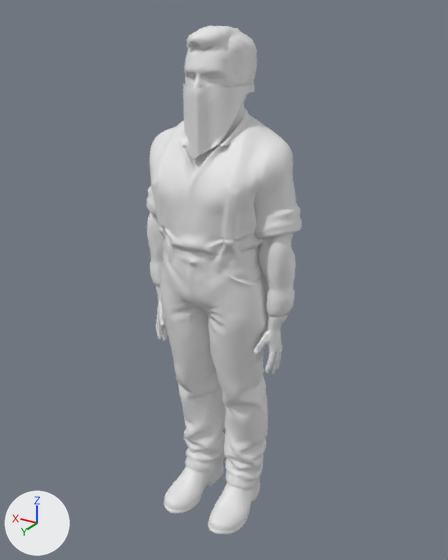
The glTF model assets/people/blacksmith_s1_talking.glb: old version first, new version second.
Rendered twice from a 50 mm lens placed at (-1.057, 1.725, 1.836), pointed at (-0.016, -0.011, 0.968). Arrows for +X, +Y and +Z are at lower left; the lights stay in place. The first picture is the older version.

Names of what the first picture shows: 'body_head', 'body_skin', 'cloth_bandana_mask'.
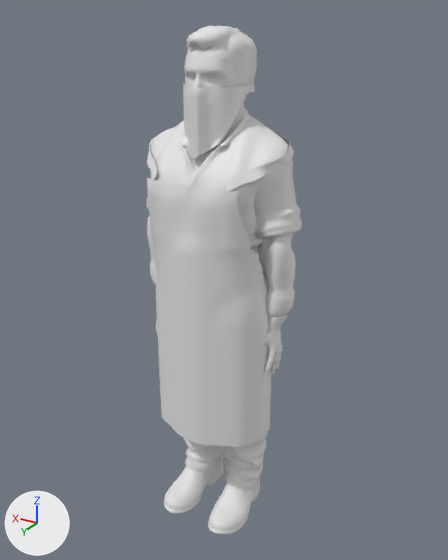
Changed parts and their boxes (x1, y1, x2, y2) in the pictures (448 x 560 px):
'cloth_apron', added: after (147, 131, 294, 447)

The change, as a list of edits to the scene's bpy script:
```text
Add me_cloth_apron:
    me_cloth_apron.from_pydata(...)  # 1284 vertices, 2266 faces; spans x -0.259..0.251, y -0.135..0.208, z 0.41..1.504
Add ob_cloth_apron:
    ob_cloth_apron = bpy.data.objects.new('cloth_apron', me_cloth_apron)
    ob_cloth_apron.location = (0.0, 0.0, 0.0)
```
